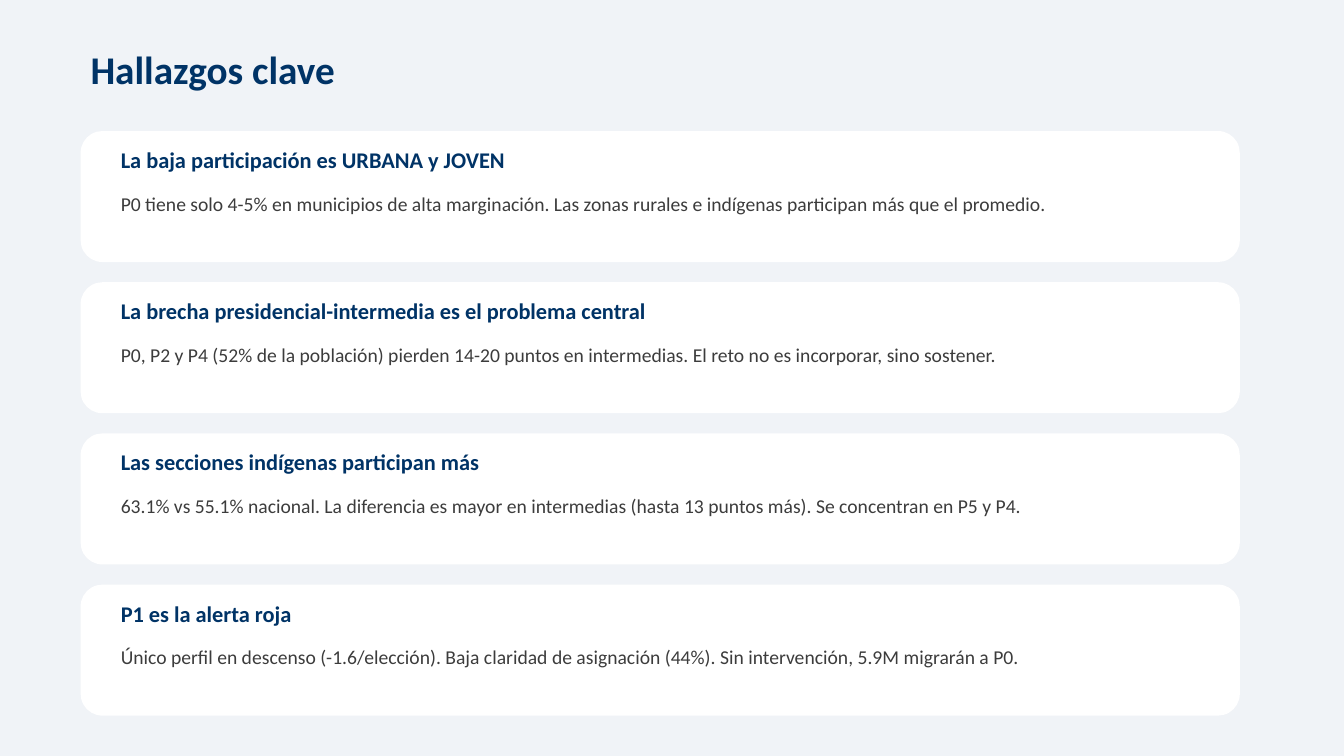
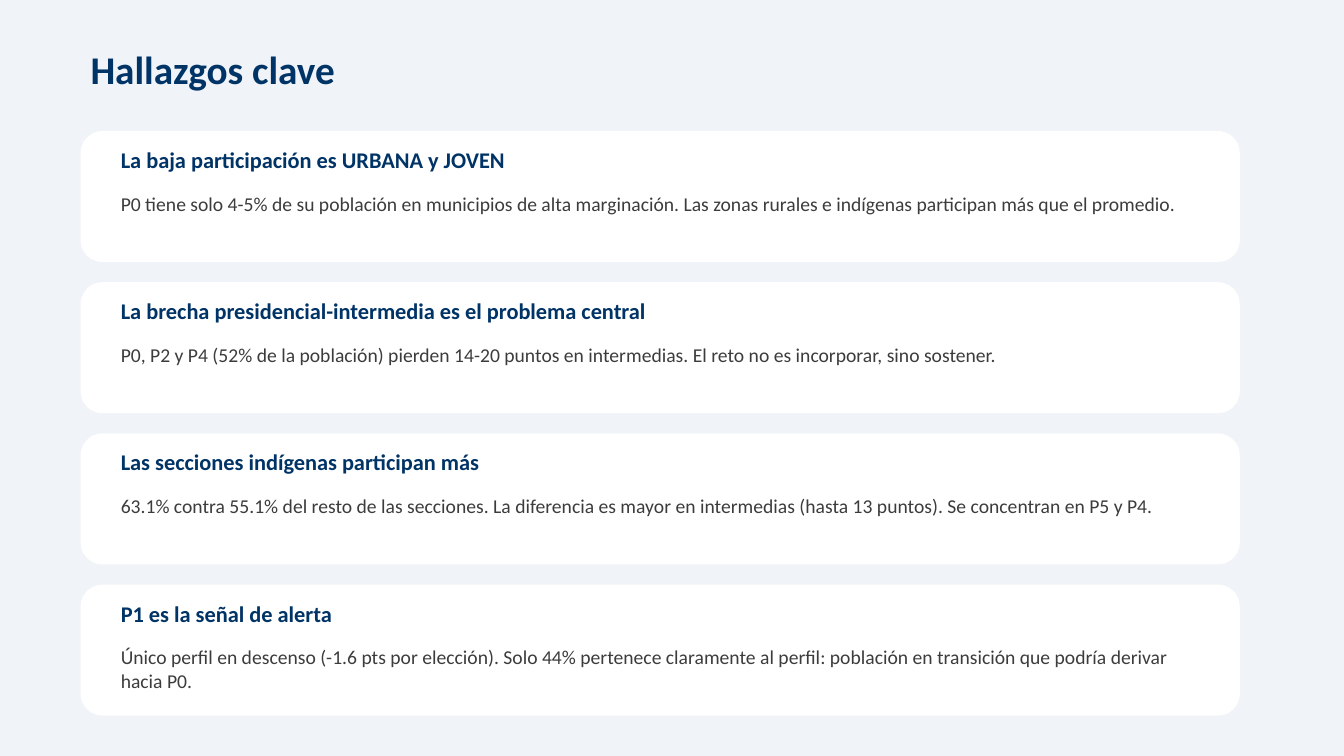
Before and after one commit to GuIsTyping/INE_HACKATHON, a slide deck: slide 6 of DATA/DOCS/presentacion_ejecutiva.pptx. Drawn at 1344x756 pixels with LibreOffice and Linux fonts; fonts in the diff are those of the drawing. Boxes give left, top, right and bottom in pixels: in the first picture for what was removed or moved away, otherwise in the second. Text is boxed around its words. In the diff, an @@ line names an element or a change of style, - is before the commit and + after.

Commit message:
Reporte tecnico mas claro, pendiente: generar el pdf del documento tecnico y actualizacion de las estrategias por perfil

```diff
--- a/DATA/DOCS/presentacion_ejecutiva.pptx
+++ b/DATA/DOCS/presentacion_ejecutiva.pptx
@@ text at (121, 197, 1175, 215): text changed @@
-P0 tiene solo 4-5% en municipios de alta marginación. Las zonas rurales e indígenas participan más que el promedio.
+P0 tiene solo 4-5% de su población en municipios de alta marginación. Las zonas rurales e indígenas participan más que el promedio.
@@ text at (121, 499, 1152, 516): text changed @@
-63.1% vs 55.1% nacional. La diferencia es mayor en intermedias (hasta 13 puntos más). Se concentran en P5 y P4.
+63.1% contra 55.1% del resto de las secciones. La diferencia es mayor en intermedias (hasta 13 puntos). Se concentran en P5 y P4.
@@ text at (121, 606, 332, 622): text changed @@
-P1 es la alerta roja
+P1 es la señal de alerta
@@ text at (121, 648, 1167, 688): text changed @@
-Único perfil en descenso (-1.6/elección). Baja claridad de asignación (44%). Sin intervención, 5.9M migrarán a P0.
+Único perfil en descenso (-1.6 pts por elección). Solo 44% pertenece claramente al perfil: población en transición que podría derivar hacia P0.
```
Also in this commit, not shown: 5 other slides changed, 4 other files.
